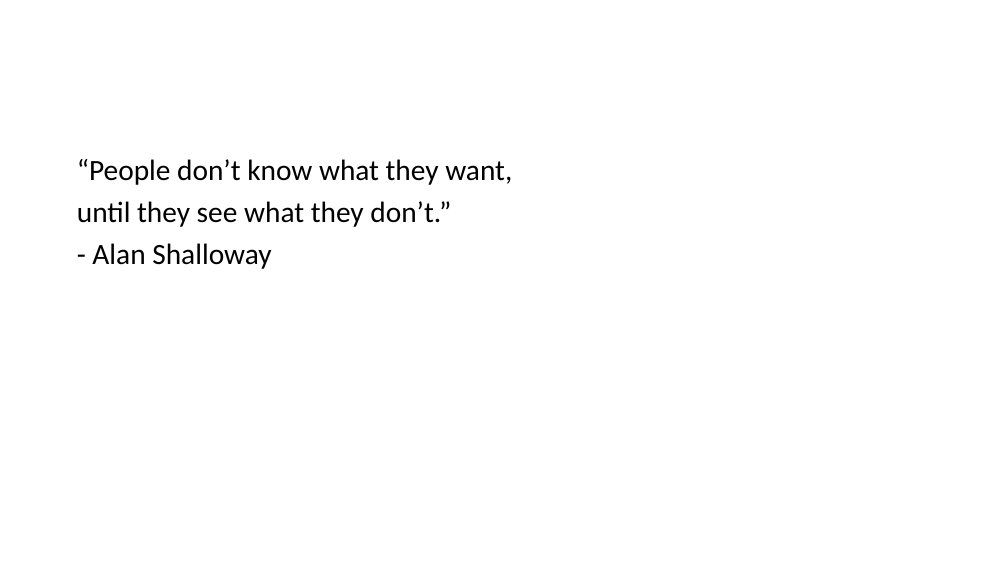
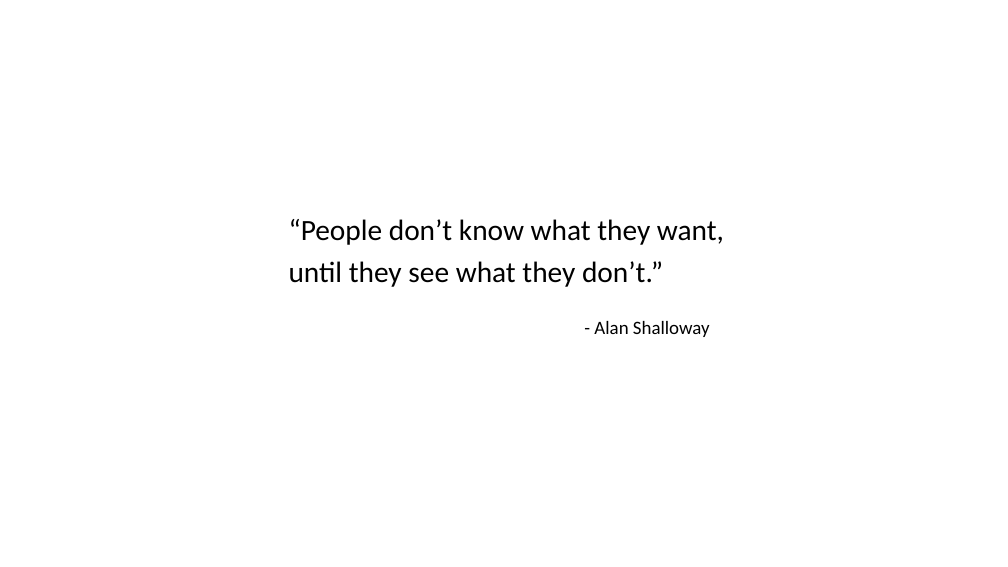
Before and after one commit to LearnWithLlew/TestingBetterWithApprovals.Slides, a slide deck: slide 4 of slides/Testing Better with Approvals.pptx. Drawn at 1008x567 pixels with LibreOffice and Linux fonts; fonts in the diff are those of the drawing. Boxes give left, top, right and bottom in pixels: in the first picture for what was removed or moved away, otherwise in the second. Text is boxed around its words. In the diff, an @@ line names an element or a change of style, - is before the commit and + after.

```diff
--- a/slides/Testing Better with Approvals.pptx
+++ b/slides/Testing Better with Approvals.pptx
@@ text "“People don’t know what they ...": place and size @@
-text "“People don’t know what they ..." at <box>77,159,512,269</box>
+text "“People don’t know what they ..." at <box>289,219,724,287</box>
@@ text at <box>92,243,271,269</box>: paragraph removed @@
-- Alan Shalloway
@@ text added at <box>594,321,710,337</box>, 18 pt, text #000000 @@
+- Alan Shalloway
```
Also in this commit, not shown: 3 other slides changed, 1 slide added, 1 slide removed.
